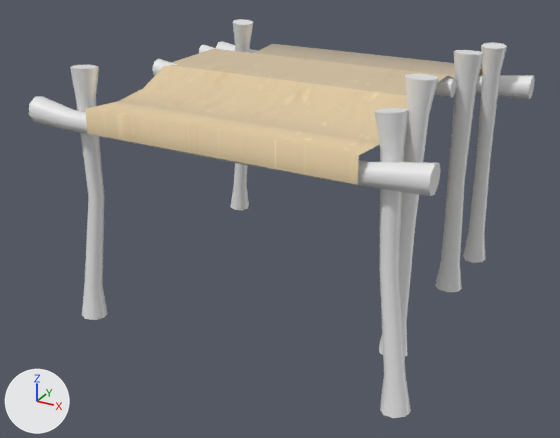
One commit to the FBX model PFATAL/Assets/_Graph/Meshes/Enviro/props/msh_tent_medium.fbx: the scene before it, then after it.
Rendered twice from a 50 mm camera at (2.97, -5.76, 3.51) aimed at (-0.09, -0.19, 0.72). Lighting does not change. The marker at lower left points along +X, +Y and +Z. The first picture is the older version.

In view in the first picture: 'msh_tent_medium'.
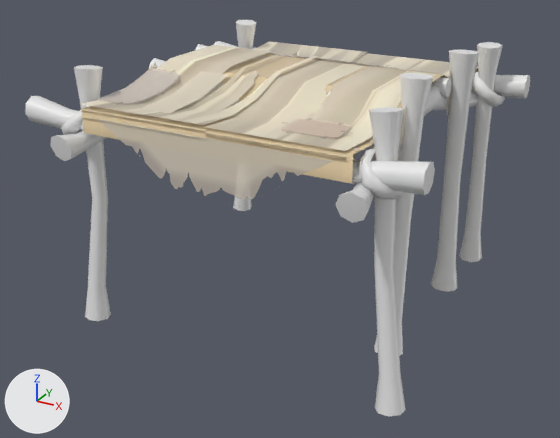
Where the change shows, as pixel boxes (x1, y1, x2, y2) in the pictures (560 x 438 px; the box of a moved part takes in the faces that stretch with it):
'msh_tent_medium', reshaped: before (29, 19, 535, 418); after (25, 20, 530, 417)
part 1 of me_msh_tent_medium_002, moved or reshaped: before (435, 50, 484, 292); after (431, 50, 479, 291)
part 2 of me_msh_tent_medium_002, moved or reshaped: before (379, 74, 438, 357); after (374, 73, 433, 356)
part 3 of me_msh_tent_medium_002, moved or reshaped: before (29, 96, 441, 196); after (25, 96, 435, 195)
part 4 of me_msh_tent_medium_002, moved or reshaped: before (70, 65, 107, 320); after (74, 65, 111, 321)
part 5 of me_msh_tent_medium_002, moved or reshaped: before (374, 108, 411, 418); after (369, 107, 406, 417)
part 6 of me_msh_tent_medium_002, moved or reshaped: before (230, 19, 253, 210); after (233, 20, 257, 211)
part 7 of me_msh_tent_medium_002, moved or reshaped: before (463, 43, 507, 263); after (459, 42, 503, 262)
part 8 of me_msh_tent_medium_002, moved or reshaped: before (216, 41, 535, 100); after (214, 41, 530, 99)
part 9 of me_msh_tent_medium_002, moved or reshaped: before (199, 45, 456, 98); after (196, 44, 452, 97)
part 10 of me_msh_tent_medium_002, moved or reshaped (mostly hidden): before (152, 58, 178, 76); after (149, 58, 166, 69)
part 11 of me_msh_tent_medium_002, moved or reshaped: before (85, 44, 483, 185); after (81, 52, 478, 184)
part 12 of me_msh_tent_medium_002, added: after (50, 41, 505, 223)

The change in detail:
Picture 'tex_trim_atlas_sheet.png' (img_tex_trim_atlas_sheet_png) is new.
Material 'm_atlastrim_shiet' (mat_m_atlastrim_shiet) is new.
Uses the picture img_tex_trim_atlas_sheet_png.
me_msh_tent_medium_002 is used by ob_msh_tent_medium; location (0.0, 0.0, 0.0).
me_msh_tent_medium_002 had 470 vertices, 516 faces and spanned x -1.72..1.63, y -1.47..1.52, z -0.01..2.22.
me_msh_tent_medium_002 now has 1055 vertices, 952 faces and spans x -1.76..1.59, y -1.66..1.69, z -0.01..2.22.
me_msh_tent_medium_002 part 1: the loose piece of 42 vertices spanning x 1.15..1.39, y 0.41..0.7, z 0.01..2.22 is moved by (-0.04, 0.0, 0.0).
me_msh_tent_medium_002 part 2: the loose piece of 42 vertices spanning x 1.09..1.34, y -0.79..-0.36, z 0.02..2.21 is moved by (-0.04, 0.0, 0.0).
me_msh_tent_medium_002 part 3: the loose piece of 42 vertices spanning x -1.72..1.63, y -1.42..-1.2, z 1.64..1.9 is moved by (-0.04, 0.0, 0.0).
me_msh_tent_medium_002 part 4: the loose piece of 42 vertices spanning x -1.42..-1.2, y -1.47..-1.06, z -0.01..2.16 is moved by (0.04, 0.0, 0.0).
me_msh_tent_medium_002 part 5: the loose piece of 42 vertices spanning x 1.16..1.6, y -1.46..-1.06, z -0.01..2.16 is moved by (-0.04, 0.0, 0.0).
me_msh_tent_medium_002 part 6: the loose piece of 42 vertices spanning x -1.59..-1.19, y 1.1..1.47, z -0.01..2.16 is moved by (0.04, 0.0, 0.0).
me_msh_tent_medium_002 part 7: the loose piece of 42 vertices spanning x 1.19..1.4, y 1.11..1.46, z -0.01..2.16 is moved by (-0.04, 0.0, 0.0).
me_msh_tent_medium_002 part 8: the loose piece of 42 vertices spanning x -1.72..1.63, y 1.27..1.52, z 1.67..1.88 is moved by (-0.04, 0.0, 0.0).
me_msh_tent_medium_002 part 9: the loose piece of 42 vertices spanning x -1.24..1.2, y 0.3..0.47, z 1.85..2.07 is moved by (-0.04, 0.0, 0.0).
me_msh_tent_medium_002 part 10: the loose piece of 42 vertices spanning x -1.22..1.22, y -0.44..-0.28, z 1.85..2.07 is moved by (-0.04, 0.0, 0.0).
me_msh_tent_medium_002 part 11: the loose piece of 50 vertices spanning x -1.11..1.15, y -1.42..1.5, z 1.7..2.04 is moved by (-0.04, 0.0, 0.0).
me_msh_tent_medium_002 part 12: 585 vertices added at x -1.47..1.42, y -1.66..1.69, z 1.35..2.08.
me_msh_tent_medium_002 gains material mat_m_atlastrim_shiet.
